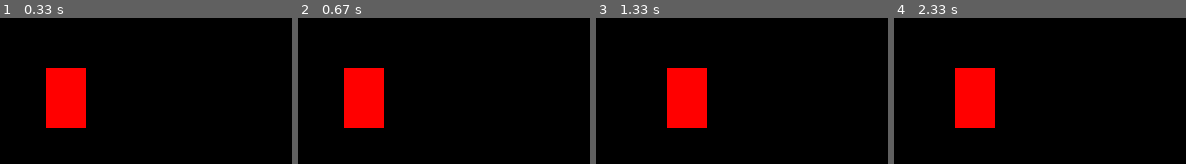
Above: before the commit, frames 1-4 (left to right).
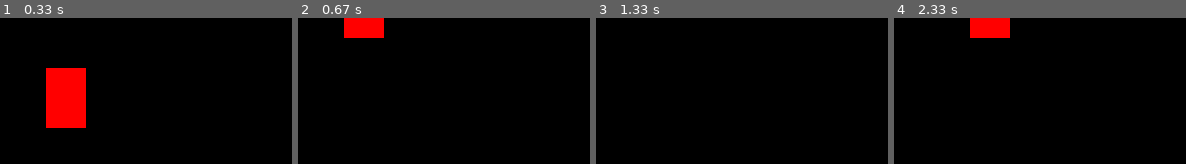
Above: after the commit, the same moments.

Repository: rumothy/pygame-tutorial
Game: pygame game, started from fistGame.py
The game is run twice, just before and just after one commit, with the same random seed, the same clock (stepped at 60 frames per second) and the same inputs.
Inputs:
- Up to frame 1 (0.33 s): no input
- Up to frame 2 (0.67 s): tap Space at 0.33 s
- Up to frame 3 (1.33 s): hold Space 0.67-1.13 s; hold Right 0.67-1.13 s
- Up to frame 4 (2.33 s): hold Left from 2.17 s (still down)

Frame 1 is identical in both runs. In frame 2, 7.5% of the frame differs, in the area x 15-30%, y 0-76%; in frame 3, 5.6%; in frame 4, 7.5%.

Commit message:
Jumping and Boundaries - end

Diff:
--- a/fistGame.py
+++ b/fistGame.py
@@ -5,11 +5,15 @@
 
 pygame.display.set_caption("First Game")
 
+screenWidth = 500
 x = 50
 y = 50
 width = 40
 height = 60
-vel = 5
+vel = 10
+
+isJump = False
+jumpCount = 10
 
 run = True
 while run:
@@ -21,19 +25,30 @@
 
     keys = pygame.key.get_pressed()
 
-    if keys[pygame.K_LEFT]:
+    if keys[pygame.K_LEFT] and x > vel:
         x -= vel
-    if keys[pygame.K_RIGHT]:
+    if keys[pygame.K_RIGHT] and x < screenWidth - width - vel:
         x += vel
-    if keys[pygame.K_UP]:
-        y -= vel
-    if keys[pygame.K_DOWN]:
-        y += vel
+    if not(isJump):
+        if keys[pygame.K_UP] and y > vel:
+            y -= vel
+        if keys[pygame.K_DOWN] and y < screenWidth - height - vel:
+            y += vel
+        if keys[pygame.K_SPACE]:
+            isJump = True
+    else:
+        if jumpCount >= -10:
+            neg = 1
+            if jumpCount < 0:
+                neg = -1
+            y -= (jumpCount ** 2) * 0.5 * neg
+            jumpCount -= 1
+        else:
+            isJump = False
+            jumpCount = 10
 
     win.fill((0, 0, 0))
-
     pygame.draw.rect(win, (255, 0, 0), (x, y, width, height))
     pygame.display.update()
 
-
 pygame.quit()
